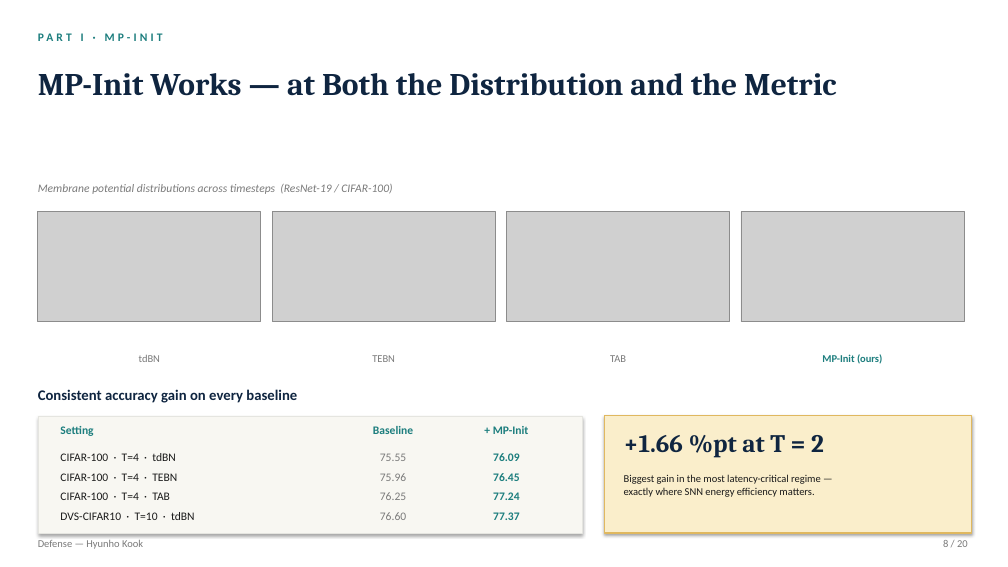
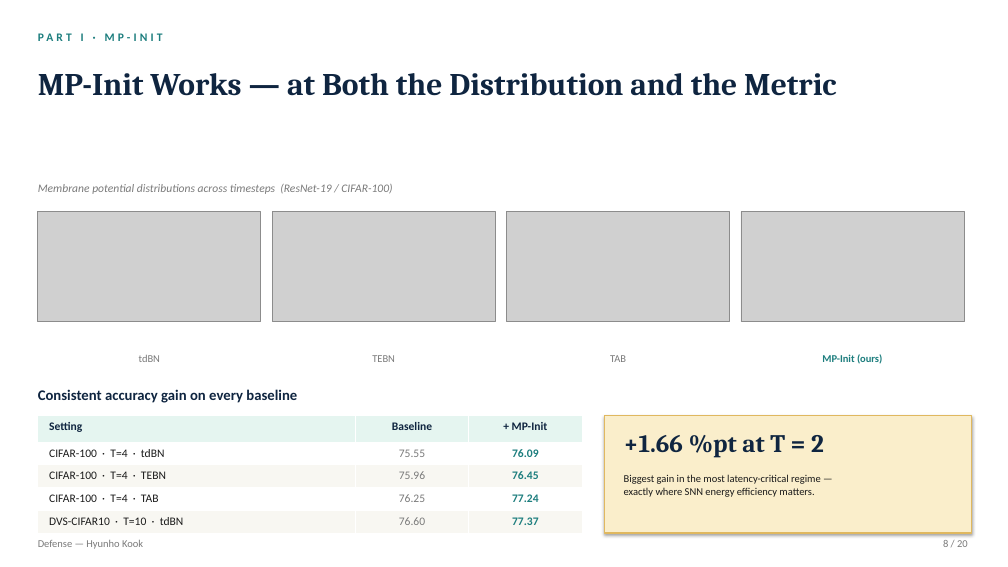
Before and after one commit to kookhh0827/POSTECH_thesis_template_latex, a slide deck: slide 8 of Hyunho_Kook_Master_Defense.pptx. Drawn at 1008x567 pixels with LibreOffice and Linux fonts; fonts in the diff are those of the drawing; grey boxes stand for pictures. Boxes give left, top, right and bottom in pixels: in the first picture for what was removed or moved away, otherwise in the second. Text is boxed around its words. In the diff, an @@ line names an element or a change of style, - is before the commit and + after.

```diff
--- a/Hyunho_Kook_Master_Defense.pptx
+++ b/Hyunho_Kook_Master_Defense.pptx
@@ rectangle removed at (x1=38, y1=416, x2=582, y2=533) @@
@@ table added at (x1=38, y1=416, x2=582, y2=533), 5 rows, 3 columns @@
+Setting | Baseline | + MP-Init
+CIFAR-100 · T=4 · tdBN | 75.55 | 76.09
+CIFAR-100 · T=4 · TEBN | 75.96 | 76.45
+CIFAR-100 · T=4 · TAB | 76.25 | 77.24
+DVS-CIFAR10 · T=10 · tdBN | 76.60 | 77.37
@@ text removed at (x1=60, y1=426, x2=93, y2=436) @@
-Setting
@@ text removed at (x1=373, y1=426, x2=413, y2=434) @@
-Baseline
@@ text removed at (x1=493, y1=426, x2=529, y2=434) @@
-+ MP-Init
@@ text removed at (x1=60, y1=453, x2=176, y2=461) @@
-CIFAR-100 · T=4 · tdBN
@@ text removed at (x1=60, y1=473, x2=177, y2=481) @@
-CIFAR-100 · T=4 · TEBN
@@ text removed at (x1=380, y1=453, x2=406, y2=461) @@
-75.55
@@ text removed at (x1=380, y1=473, x2=406, y2=481) @@
-75.96
@@ text removed at (x1=493, y1=453, x2=520, y2=461) @@
-76.09
@@ text removed at (x1=493, y1=473, x2=520, y2=481) @@
-76.45
@@ text removed at (x1=60, y1=492, x2=170, y2=500) @@
-CIFAR-100 · T=4 · TAB
@@ text removed at (x1=380, y1=492, x2=406, y2=500) @@
-76.25
@@ text removed at (x1=493, y1=492, x2=520, y2=500) @@
-77.24
@@ text removed at (x1=60, y1=512, x2=195, y2=520) @@
-DVS-CIFAR10 · T=10 · tdBN
@@ text removed at (x1=380, y1=512, x2=406, y2=520) @@
-76.60
@@ text removed at (x1=493, y1=512, x2=520, y2=520) @@
-77.37
```
Also in this commit, not shown: 1 other slide changed, 1 other file.
